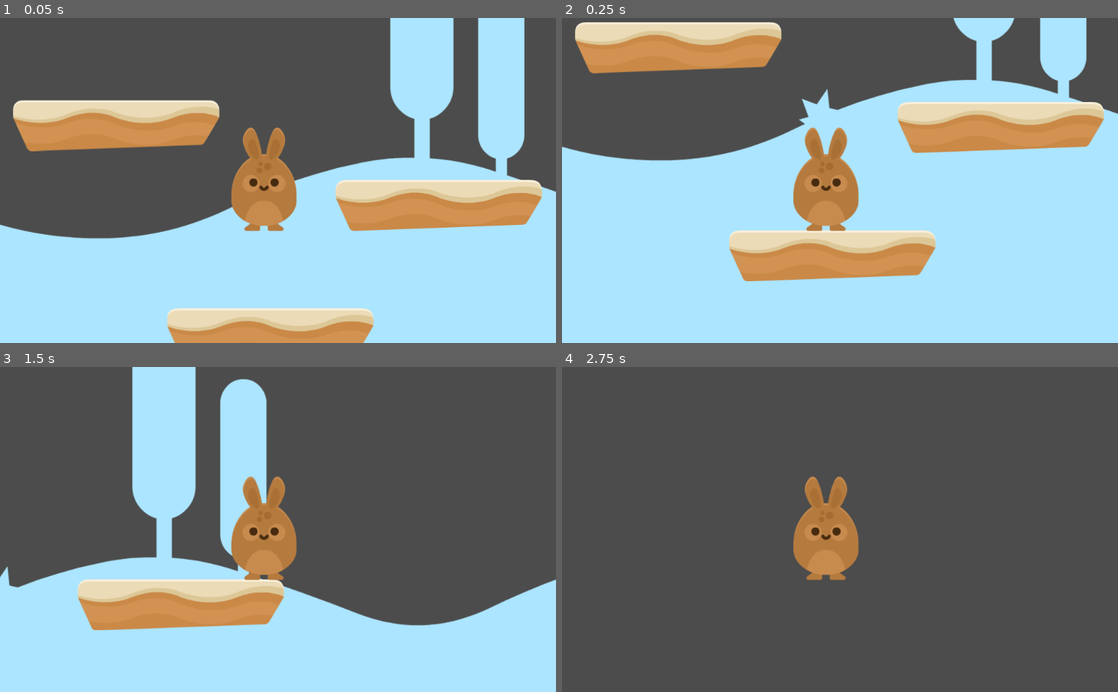
Above: before the commit, frames 1-4 (two rows, left to right).
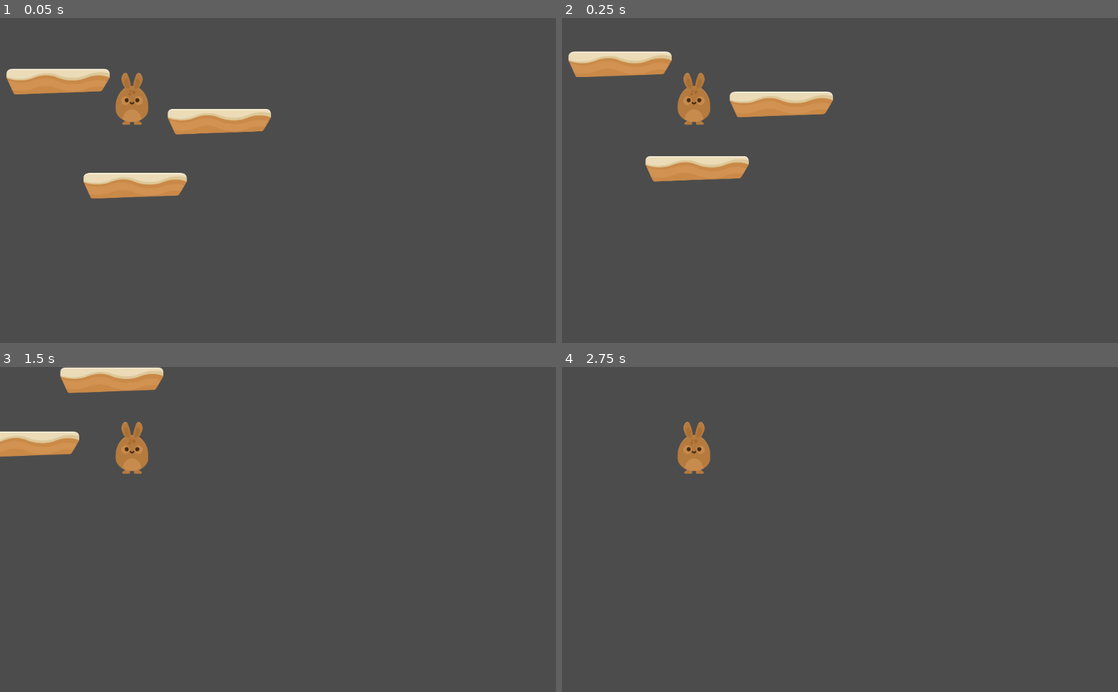
Above: after the commit, the same moments.

Repository: gguzman89/mariojumpi
Game: Godot game, scene res://main.tscn
The game is run twice, just before and just after one commit, with the same random seed, the same clock (stepped at 60 frames per second) and the same inputs.
Inputs:
- Up to frame 1 (0.05 s): no input
- Up to frame 2 (0.25 s): no input
- Up to frame 3 (1.5 s): hold Right (ui_right) from 0.53 s (still down); tap Up (ui_up) at 0.6, 0.77, 1.07, 1.35 s
- Up to frame 4 (2.75 s): tap Up (ui_up) at 1.52, 1.82, 2.1 s; release Right (ui_right) at 2.03 s; hold Left (ui_left) from 2.03 s (still down)

The runs differ from the first frame. In frame 1, 62% of the frame differs, in the area x 0-100%, y 0-100%; in frame 2, 79%; in frame 3, 46%; in frame 4, 3.3%.

Commit message:
fix move R L

Diff:
--- a/Player/jumpi.gd
+++ b/Player/jumpi.gd
@@ -1,49 +1,35 @@
 extends KinematicBody2D
 
-# Declare member variables here. Examples:
 const ACCEL = 1500
 const MAX_SPEED = 500
-const FRICTION = 0.5
-export(int) var GRAVITY = 400
-export (int) var JUMP_SPEED = 5000
+const FRICTION = -500
+
+const GRAVITY = 2000
+#export (int) var JUMP_SPEED = 5000
 
 var acc = Vector2()
-var vel = Vector2() # *
+var vel = Vector2()
 
-# Called when the node enters the scene tree for the first time.
 func _ready():
-	#set_process(true)
-	pass
+	set_physics_process(true)
+	#pass
 
 func _physics_process(delta):
+	#acc.x = Vector2.ZERO.x
 	acc.y = GRAVITY
 
-	if Input.is_action_pressed("ui_left"):
-		acc.x = -ACCEL
+	if Input.is_action_pressed("ui_right"):
+		acc.x = Vector2.RIGHT.x
+	elif Input.is_action_pressed("ui_left"):
+		acc.x = Vector2.LEFT.x
 	else:
 		acc.x = 0
 
+	acc.x *= ACCEL
 	if acc.x == 0:
-		#acc.x = vel.x * FRICTION * delta
-		vel.x = max(abs(vel.x)* FRICTION, 0) * sign(vel.x)
-	else:
-		vel.x -= -acc.x
+		acc.x = vel.x * FRICTION * delta
 
-	if Input.is_action_pressed("ui_right"):
-		acc.x = ACCEL
-	else:
-		acc.x = 0
-
-	if acc.x == 0:
-		#acc.x = vel.x * FRICTION * delta
-		vel.x = max(abs(vel.x)* FRICTION, 0) * sign(vel.x)
-	else:
-		vel.x += acc.x
-
-	if Input.is_action_just_pressed("ui_up") and is_on_floor():
-		vel.y = -JUMP_SPEED
-
-	#vel += acc * delta
-	vel.y += acc.y
+	vel += acc * delta
+	# vel.y += acc.y
 	vel.x = clamp(vel.x, -MAX_SPEED, MAX_SPEED)
 	vel = move_and_slide(vel, Vector2.UP)
--- a/Player/jumpi.tscn
+++ b/Player/jumpi.tscn
@@ -8,6 +8,7 @@
 height = 68.3416
 
 [node name="Jumpi" type="KinematicBody2D"]
+position = Vector2( 581.833, 46.7275 )
 script = ExtResource( 1 )
 __meta__ = {
 "_edit_group_": true
@@ -24,3 +25,4 @@
 [node name="Camera2D" type="Camera2D" parent="."]
 anchor_mode = 0
 current = true
+zoom = Vector2( 2, 2 )
--- a/main.tscn
+++ b/main.tscn
@@ -7,6 +7,7 @@
 [node name="Node" type="Node"]
 
 [node name="Background" type="Sprite" parent="."]
+visible = false
 position = Vector2( 495.291, -195.263 )
 scale = Vector2( 1, 1.05326 )
 texture = ExtResource( 1 )
